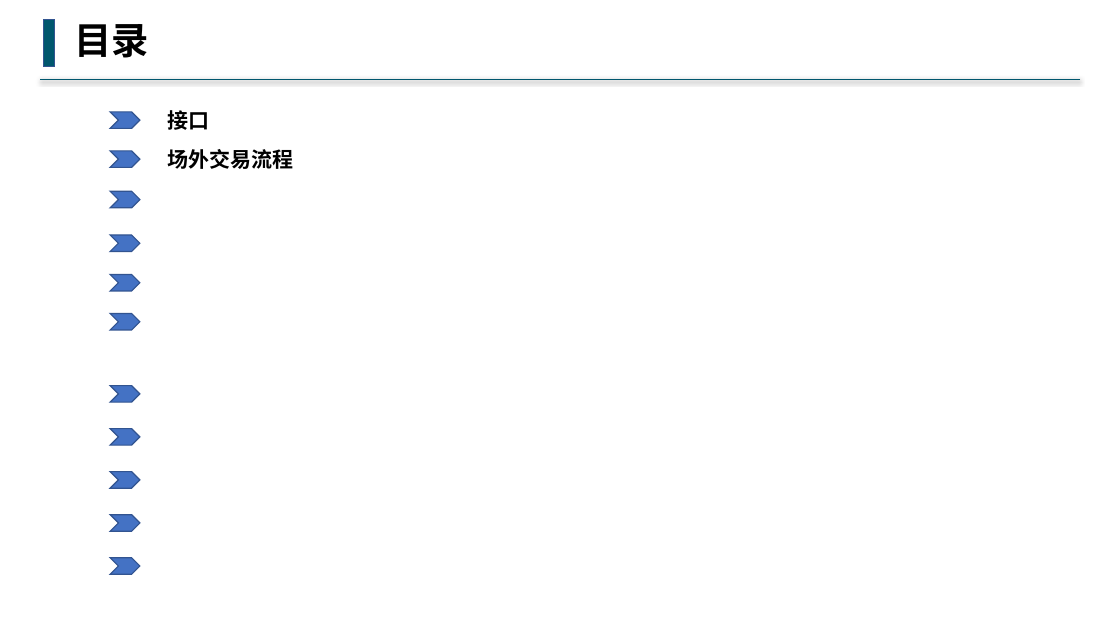
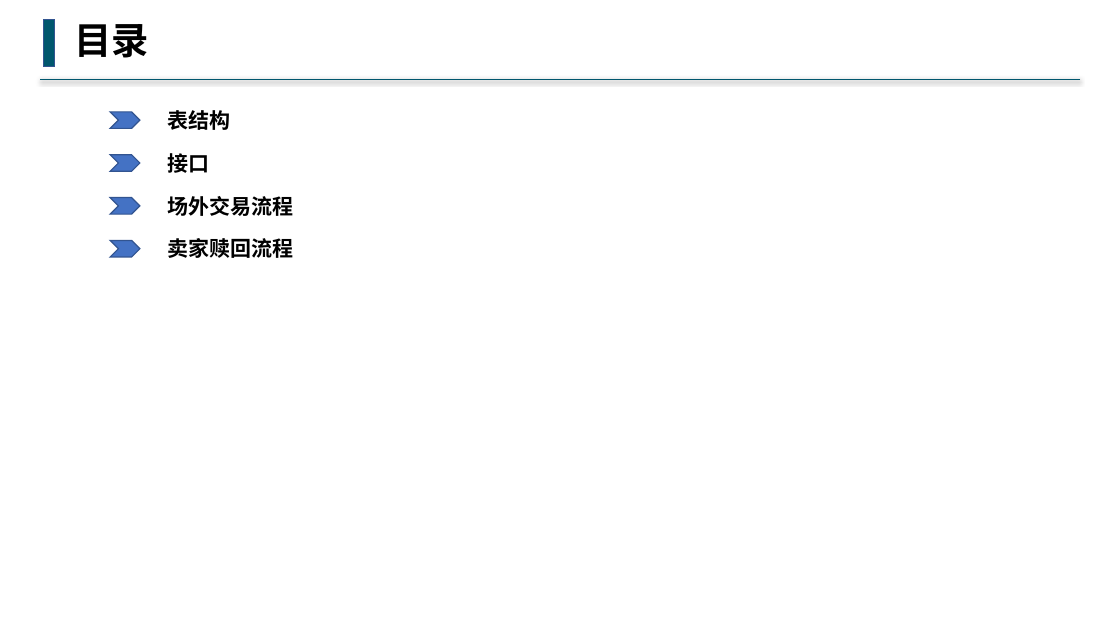
Before and after one commit to buddhachain/buddhaContract, a slide deck: slide 1 of doc/场外交易.pptx. Drawn at 1120x630 pixels with LibreOffice and Linux fonts; fonts in the diff are those of the drawing. Boxes give left, top, right and bottom in pixels: in the first picture for what was removed or moved away, otherwise in the second. Text is boxed around its words. In the diff, an @@ line names an element or a change of style, - is before the commit and + after.

Commit message:
整理场外交易合约

```diff
--- a/doc/场外交易.pptx
+++ b/doc/场外交易.pptx
@@ text added at [168, 110, 231, 130], 18 pt, text #000000, bold @@
+表结构
@@ text "接口": place and size @@
-text "接口" at [168, 110, 210, 130]
+text "接口" at [168, 153, 210, 173]
@@ text "场外交易流程": place and size @@
-text "场外交易流程" at [168, 149, 294, 169]
+text "场外交易流程" at [168, 196, 294, 216]
@@ text added at [168, 238, 294, 258], 18 pt, text #000000, bold @@
+卖家赎回流程
@@ 3 chevrons: place and size @@
-3 chevrons at [110, 151, 139, 252]
+3 chevrons at [110, 155, 139, 257]
@@ chevron removed at [110, 275, 139, 292] @@
@@ chevron removed at [110, 313, 139, 330] @@
@@ chevron removed at [110, 386, 139, 402] @@
@@ chevron removed at [110, 429, 139, 445] @@
@@ chevron removed at [110, 472, 139, 489] @@
@@ chevron removed at [110, 515, 139, 532] @@
@@ chevron removed at [110, 558, 139, 575] @@
```
Also in this commit, not shown: 4 other slides changed.
